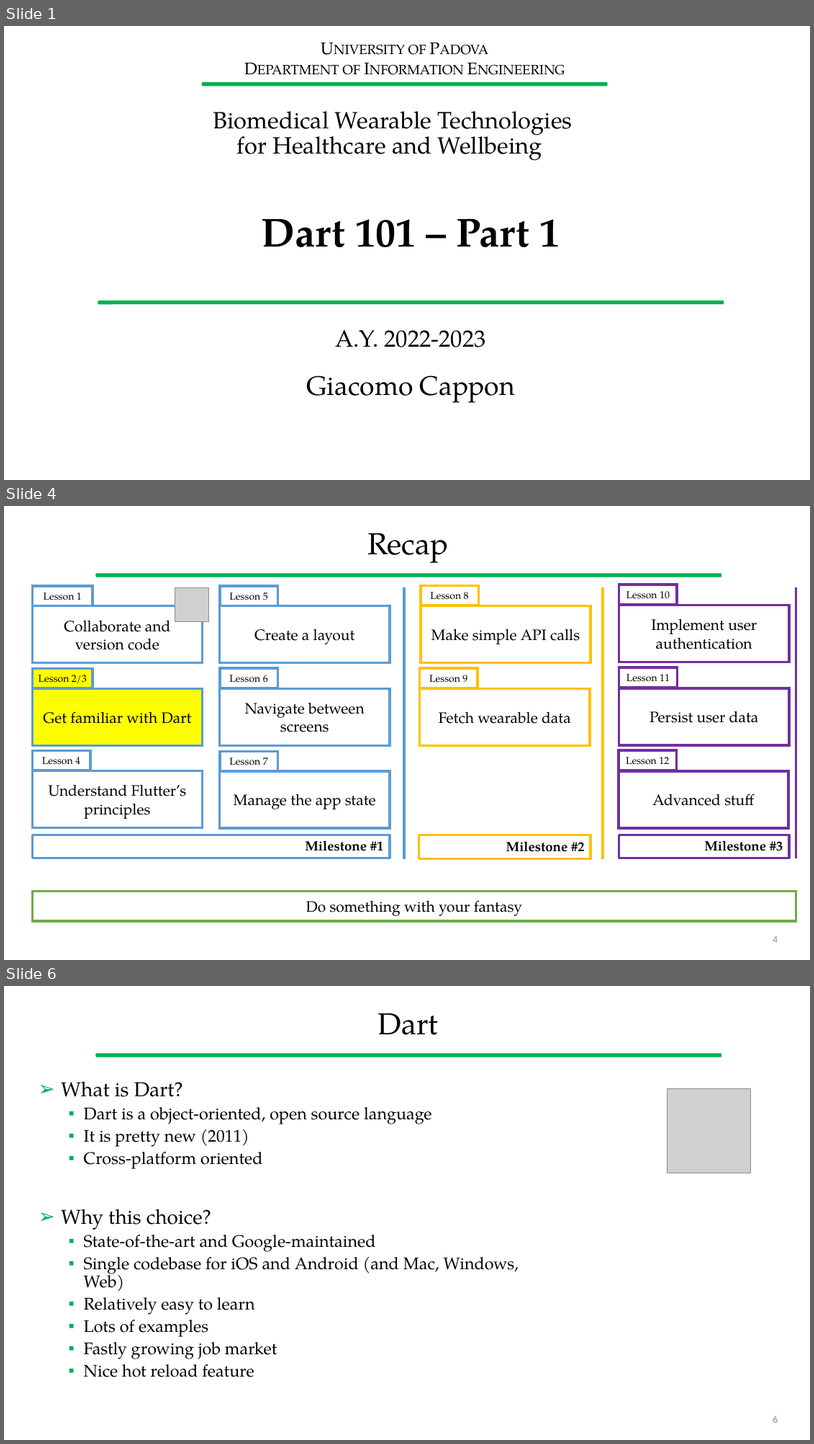
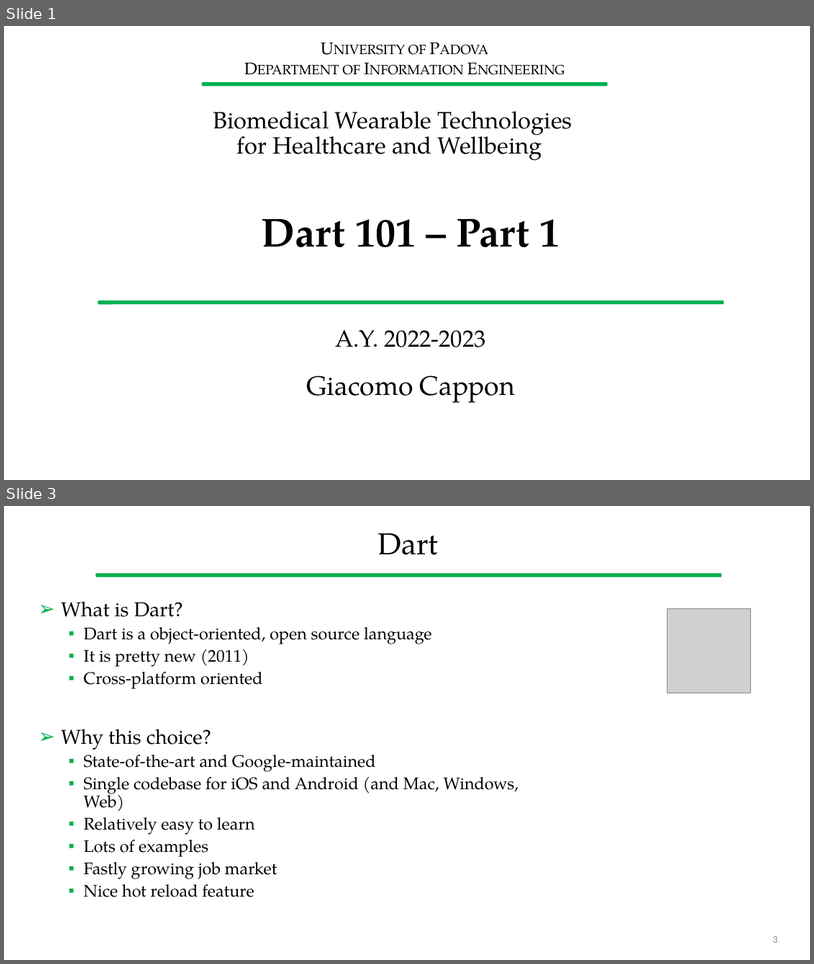
Before and after one commit to gcappon/bwthw, a slide deck: lab_02-dart_101_part_1/lab_02-dart_101_part_1.pptx. Shown one above the other, each under a label of ours: slides 1, 4 and 6 before the commit, slides 1 and 3 after it; the slides between them are not shown. The pictures are 814x1444 and 814x964 pixels, drawn with LibreOffice and Linux fonts; fonts in the diff are those of the drawing; grey boxes stand for pictures; background and template pictures are left out. Boxes give left, top, right and bottom in pixels: in the first picture for what was removed or moved away, otherwise in the second. Text is boxed around its words. In the diff, an @@ line names an element or a change of style, - is before the commit and + after.

Commit message:
[master] added tutoring calendar + fixed lesson 2

```diff
--- a/lab_02-dart_101_part_1/lab_02-dart_101_part_1.pptx
+++ b/lab_02-dart_101_part_1/lab_02-dart_101_part_1.pptx
@@ slide 4 removed at box(4, 506, 810, 960), background #FFFFFF; not listed: 1 template element that a slide beside it also shows @@
@@ title removed at box(368, 533, 448, 563) @@
-Recap
@@ rectangle removed at box(32, 586, 93, 606) @@
-Lesson 1
@@ picture removed at box(175, 587, 208, 621) @@
@@ rectangle removed at box(220, 586, 278, 606) @@
-Lesson 5
@@ line removed from (404, 587) to (404, 859) @@
@@ rectangle removed at box(421, 586, 479, 606) @@
-Lesson 8
@@ line removed from (603, 587) to (603, 859) @@
@@ rectangle removed at box(619, 584, 677, 605) @@
-Lesson 10
@@ line removed from (797, 587) to (797, 858) @@
@@ rectangle removed at box(32, 606, 203, 663) @@
-Collaborate and version code
@@ rectangle removed at box(220, 606, 390, 663) @@
-Create a layout
@@ rectangle removed at box(421, 606, 591, 663) @@
-Make simple API calls
@@ rectangle removed at box(619, 605, 790, 662) @@
-Implement user authentication
@@ rectangle removed at box(32, 668, 93, 688) @@
-Lesson 2/3
@@ rectangle removed at box(220, 668, 278, 688) @@
-Lesson 6
@@ rectangle removed at box(420, 668, 478, 688) @@
-Lesson 9
@@ rectangle removed at box(620, 667, 678, 687) @@
-Lesson 11
@@ rectangle removed at box(32, 689, 203, 746) @@
-Get familiar with Dart
@@ rectangle removed at box(220, 689, 390, 746) @@
-Navigate between screens
@@ rectangle removed at box(420, 689, 590, 746) @@
-Fetch wearable data
@@ rectangle removed at box(619, 688, 790, 745) @@
-Persist user data
@@ rectangle removed at box(32, 750, 90, 770) @@
-Lesson 4
@@ rectangle removed at box(220, 751, 278, 771) @@
-Lesson 7
@@ rectangle removed at box(619, 750, 677, 770) @@
-Lesson 12
@@ rectangle removed at box(32, 771, 203, 828) @@
-Understand Flutter’s principles
@@ rectangle removed at box(220, 771, 390, 828) @@
-Manage the app state
@@ rectangle removed at box(619, 771, 790, 828) @@
-Advanced stuff
@@ rectangle removed at box(32, 835, 390, 858) @@
-Milestone #1
@@ rectangle removed at box(419, 835, 591, 859) @@
-Milestone #2
@@ rectangle removed at box(619, 835, 790, 858) @@
-Milestone #3
@@ rectangle removed at box(32, 890, 797, 921) @@
-Do something with your fantasy
@@ page number removed at box(773, 936, 778, 942) @@
-4
@@ what was slide 6 is now slide 3 @@
@@ page number at box(773, 936, 778, 942): text changed @@
-6
+3
```
Also in this commit, not shown: 11 slides changed, 1 slide added, 2 other slides removed, 2 other files.
